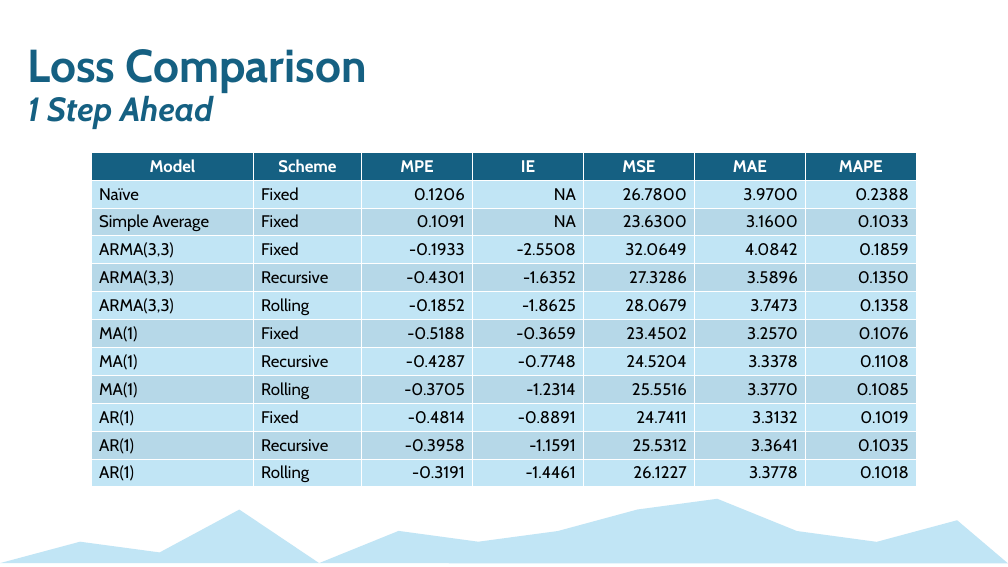
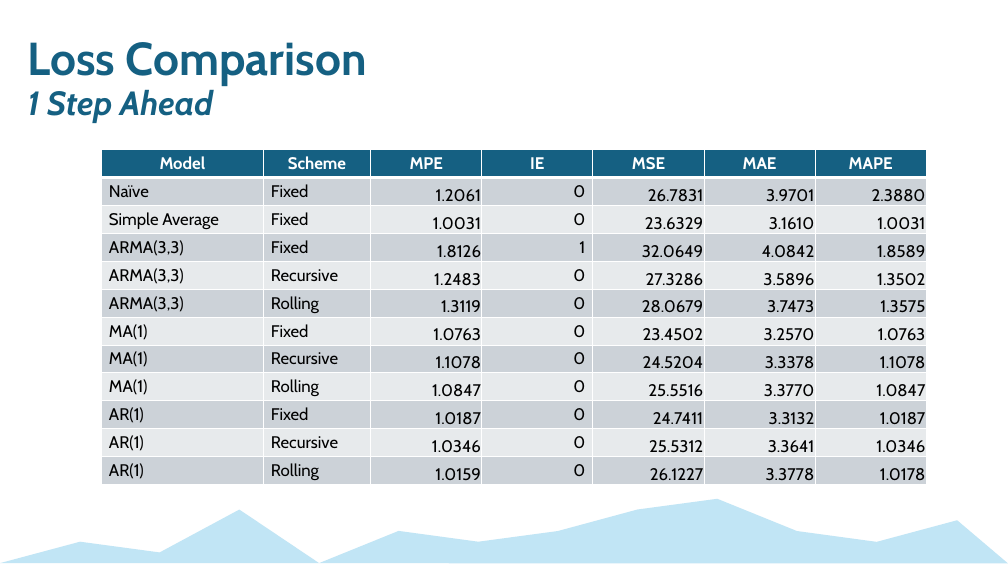
Before and after one commit to mckenzie-maidl/data5305-traffic-predictions, a slide deck: slide 14 of Presentations/Forecasting_ECON 5305_Final Presentation.pptx (slide 16 before the commit). Drawn at 1008x567 pixels with LibreOffice and Linux fonts; fonts in the diff are those of the drawing. Boxes give left, top, right and bottom in pixels: in the first picture for what was removed or moved away, otherwise in the second. Text is boxed around its words. In the diff, an @@ line names an element or a change of style, - is before the commit and + after.

Commit message:
update presentation

```diff
--- a/Presentations/Forecasting_ECON 5305_Final Presentation.pptx
+++ b/Presentations/Forecasting_ECON 5305_Final Presentation.pptx
@@ text "Loss Comparison": place and size @@
-text "Loss Comparison" at [27,49,367,129]
+text "Loss Comparison" at [27,42,367,123]
@@ table at [101,150,926,485] @@
-row 2: Naïve | Fixed | 0.1206 | NA | 26.7800 | 3.9700 | 0.2388
+row 2: Naïve | Fixed | 1.2061 | 0 | 26.7831 | 3.9701 | 2.3880
-row 3: Simple Average | Fixed | 0.1091 | NA | 23.6300 | 3.1600 | 0.1033
+row 3: Simple Average | Fixed | 1.0031 | 0 | 23.6329 | 3.1610 | 1.0031
-row 4: ARMA(3,3) | Fixed | -0.1933 | -2.5508 | 32.0649 | 4.0842 | 0.1859
+row 4: ARMA(3,3) | Fixed | 1.8126 | 1 | 32.0649 | 4.0842 | 1.8589
-row 5: ARMA(3,3) | Recursive | -0.4301 | -1.6352 | 27.3286 | 3.5896 | 0.1350
+row 5: ARMA(3,3) | Recursive | 1.2483 | 0 | 27.3286 | 3.5896 | 1.3502
-row 6: ARMA(3,3) | Rolling | -0.1852 | -1.8625 | 28.0679 | 3.7473 | 0.1358
+row 6: ARMA(3,3) | Rolling | 1.3119 | 0 | 28.0679 | 3.7473 | 1.3575
-row 7: MA(1) | Fixed | -0.5188 | -0.3659 | 23.4502 | 3.2570 | 0.1076
+row 7: MA(1) | Fixed | 1.0763 | 0 | 23.4502 | 3.2570 | 1.0763
-row 8: MA(1) | Recursive | -0.4287 | -0.7748 | 24.5204 | 3.3378 | 0.1108
+row 8: MA(1) | Recursive | 1.1078 | 0 | 24.5204 | 3.3378 | 1.1078
-row 9: MA(1) | Rolling | -0.3705 | -1.2314 | 25.5516 | 3.3770 | 0.1085
+row 9: MA(1) | Rolling | 1.0847 | 0 | 25.5516 | 3.3770 | 1.0847
-row 10: AR(1) | Fixed | -0.4814 | -0.8891 | 24.7411 | 3.3132 | 0.1019
+row 10: AR(1) | Fixed | 1.0187 | 0 | 24.7411 | 3.3132 | 1.0187
-row 11: AR(1) | Recursive | -0.3958 | -1.1591 | 25.5312 | 3.3641 | 0.1035
+row 11: AR(1) | Recursive | 1.0346 | 0 | 25.5312 | 3.3641 | 1.0346
-row 12: AR(1) | Rolling | -0.3191 | -1.4461 | 26.1227 | 3.3778 | 0.1018
+row 12: AR(1) | Rolling | 1.0159 | 0 | 26.1227 | 3.3778 | 1.0178
@@ fill #C1E5F5 to #CCD2D8 in 42 cells @@
@@ fill #B6D8E8 to #E8EAED in 35 cells @@
@@ borders changed @@
@@ table: place and size @@
-table at [91,152,917,486]
+table at [101,150,926,485]
```
Also in this commit, not shown: 12 other slides changed, 1 slide added, 3 slides removed, 1 other file.
